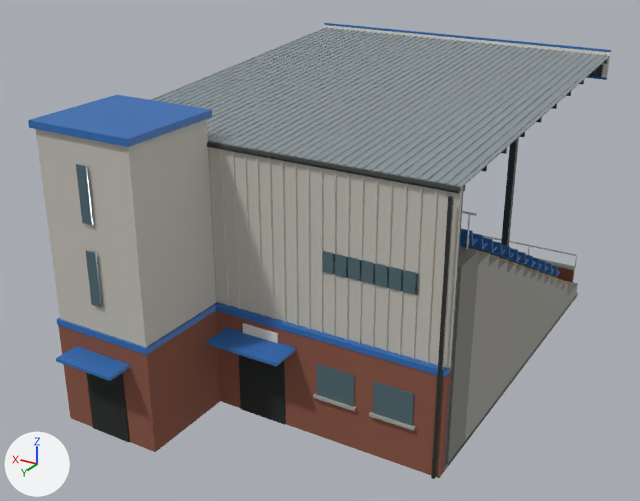
Two versions of the glTF model assets/models/main_stand_12.glb, one commit apart.
Both versions are drawn from a 50 mm lens placed at (-13.1, 31.4, 15.1), pointed at (0.4, 8.8, 3.8). Lighting does not change. The marker at lower left points along +X, +Y and +Z. The first picture is the older version. Where no turn or scale is listed for an object, it has been applied to the vertices. Vertices at exactly the same position are counted once.

Names of what the first picture shows: 'Main_Club_Primary_Seats', 'Main_Club_Primary_Trim', 'Main_Club_Secondary_Fascia', 'Main_Concrete', 'Main_Concrete_Dark', 'Main_Corrugated_Sheet', 'Main_Gutter', 'Main_Rear_Brick', 'Main_Rear_Cladding', 'Main_Shadow_Gap', 'Main_Steel_Frame', 'Main_Window_Glass' and 4 more.
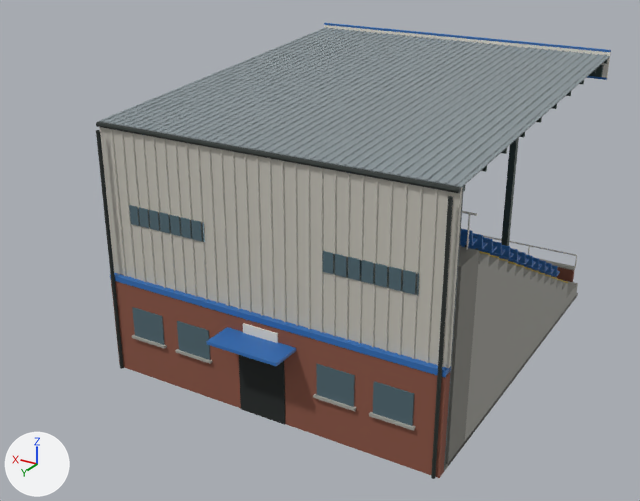
Where the change shows, as pixel boxes (x1, y1, x2, y2) in the pictures (640 x 501 px):
'Main_Rear_Cladding', reshaped (15% narrower): before (36, 119, 463, 372); after (99, 127, 463, 369)
'Main_Rear_Brick', reshaped: before (58, 311, 450, 478); after (111, 281, 450, 478)
'Main_Club_Primary_Trim', reshaped (14% narrower): before (28, 23, 611, 381); after (110, 23, 611, 378)
'Main_Window_Glass', reshaped (15% narrower, 16% shorter): before (76, 164, 419, 426); after (129, 205, 419, 426)
'Main_Shadow_Gap', reshaped (76% narrower, 19% shorter): before (86, 355, 285, 442); after (239, 355, 285, 425)
part 1 of me_fasciatrimtop, deleted: before (57, 304, 216, 355)
part 2 of me_fasciatrimtop, deleted (blue): before (28, 95, 212, 147)
part 3 of me_fasciatrimtop, deleted (blue): before (56, 346, 130, 381)
part 4 of me_rearbrick, deleted (brown): before (58, 311, 220, 452)
part 5 of me_rearclad, deleted: before (36, 119, 216, 347)
part 6 of me_entrancedoor, deleted (black): before (86, 373, 130, 442)
part 7 of me_window_4_3, added (cyan): after (177, 321, 210, 360)
part 8 of me_window_4_3, added (cyan): after (132, 307, 165, 345)
part 9 of me_window_4_3, added (cyan): after (129, 205, 205, 242)
part 10 of me_window_4_3, deleted (cyan): before (86, 250, 102, 307)
part 11 of me_window_4_3, deleted (cyan): before (76, 164, 93, 225)

Diff of the bpy script that builds the scene:
```diff
--- a/assets/models/main_stand_12.glb.py
+++ b/assets/models/main_stand_12.glb.py
@@ me_fasciatrimtop @@
-me_fasciatrimtop.from_pydata(...)  # 56 vertices, 84 faces; spans x -5.8..5.8, y 0.0..17.1, z -6.8..0.0
+me_fasciatrimtop.from_pydata(...)  # 32 vertices, 48 faces; spans x -5.8..5.8, y 0.0..14.3, z -6.7..0.0
+# me_fasciatrimtop part 1: the loose piece of 8 vertices spanning x 1.6..4.9, y 13.1..16.4, z -6.2..-6.0 is deleted
+# me_fasciatrimtop part 2: the loose piece of 8 vertices spanning x 1.5..5.0, y 13.1..16.4, z -0.4..-0.2 is deleted
+# me_fasciatrimtop part 3: the loose piece of 8 vertices spanning x 2.2..4.2, y 16.4..17.1, z -6.8..-6.7 is deleted
 me_fasciatrimtop.materials.append(mat_club_primary_trim)
@@ me_rearbrick @@
-me_rearbrick.from_pydata(...)  # 16 vertices, 24 faces; spans x -5.75..5.75, y -0.15..3.2, z -1.6..1.6
+me_rearbrick.from_pydata(...)  # 8 vertices, 12 faces; spans x -5.75..5.75, y -0.15..0.15, z -1.6..1.6
+# me_rearbrick part 4: the loose piece of 8 vertices spanning x 1.6..4.9, y 0.0..3.2, z -1.6..1.6 is deleted
 me_rearbrick.materials.append(mat_rear_brick)
@@ me_rearclad @@
-me_rearclad.from_pydata(...)  # 240 vertices, 360 faces; spans x -5.75..5.75, y -0.06..3.23, z -2.52..3.23
+me_rearclad.from_pydata(...)  # 232 vertices, 348 faces; spans x -5.75..5.75, y -0.06..0.1, z -2.52..2.52
+# me_rearclad part 5: the loose piece of 8 vertices spanning x 1.65..4.85, y 0.13..3.23, z -2.52..3.23 is deleted
 me_rearclad.materials.append(mat_rear_cladding)
@@ me_entrancedoor @@
-me_entrancedoor.from_pydata(...)  # 16 vertices, 24 faces; spans x -0.8..3.95, y -0.03..3.08, z -1.15..1.15
+me_entrancedoor.from_pydata(...)  # 8 vertices, 12 faces; spans x -0.8..0.8, y -0.03..0.03, z -1.15..1.15
+# me_entrancedoor part 6: the loose piece of 8 vertices spanning x 2.55..3.95, y 3.03..3.08, z -1.15..1.15 is deleted
 me_entrancedoor.materials.append(mat_shadow_gap)
@@ me_window_4_3 @@
-me_window_4_3.from_pydata(...)  # 40 vertices, 60 faces; spans x -0.6..7.73, y -0.18..3.08, z -0.5..6.3
+me_window_4_3.from_pydata(...)  # 48 vertices, 72 faces; spans x -0.6..9.2, y -0.18..0.03, z -0.5..3.9
+# me_window_4_3 part 7: a new loose piece, a box spanning x 6.2..7.4, y -0.025..0.025, z -0.5..0.5, in mat_window_glass (cyan #5d7680)
+# me_window_4_3 part 8: a new loose piece, a box spanning x 8.0..9.2, y -0.025..0.025, z -0.5..0.5, in mat_window_glass (cyan #5d7680)
+# me_window_4_3 part 9: a new loose piece, a box spanning x 6.3..9.1, y -0.18..-0.14, z 3.3..3.9, in mat_window_glass (cyan #5d7680)
+# me_window_4_3 part 10: the loose piece of 8 vertices spanning x 7.38..7.73, y 3.04..3.08, z 2.3..3.9 is deleted
+# me_window_4_3 part 11: the loose piece of 8 vertices spanning x 7.38..7.73, y 3.04..3.08, z 4.7..6.3 is deleted
 me_window_4_3.materials.append(mat_window_glass)
```
